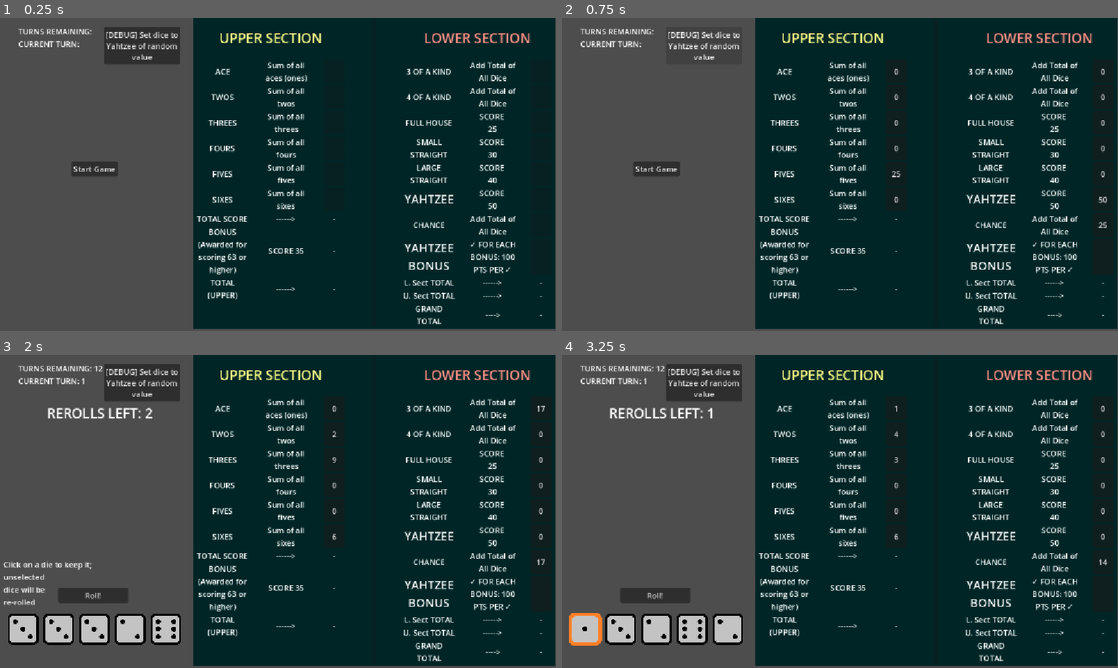
Above: before the commit, frames 1-4 (two rows, left to right).
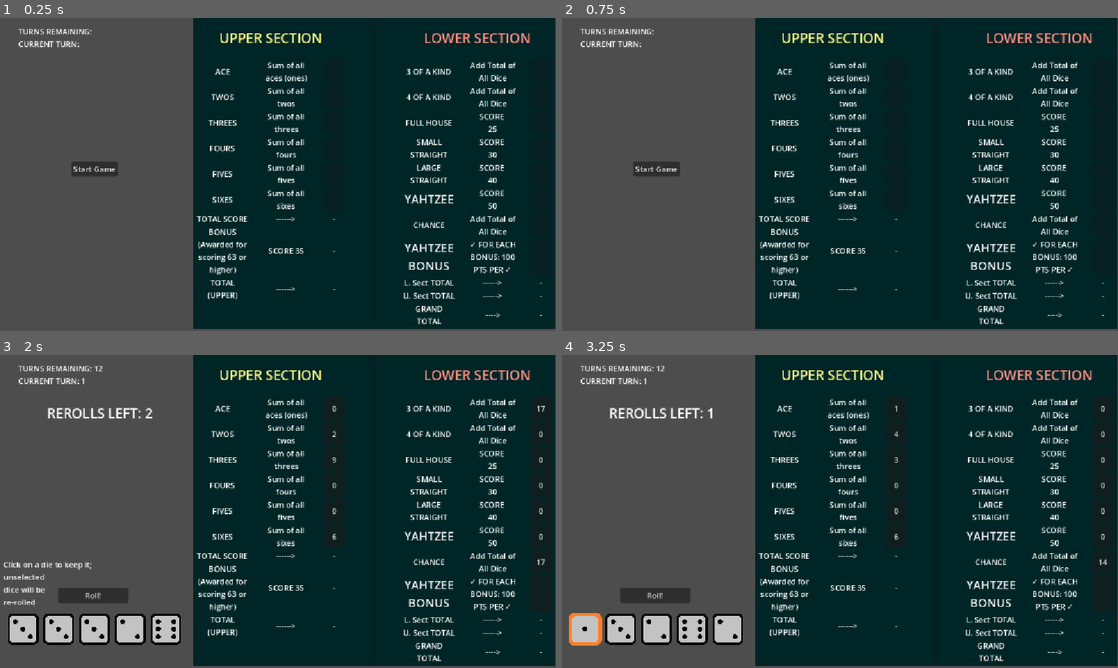
Above: after the commit, the same moments.

Repository: Cuppit/yahtzee
Game: Godot game, scene res://scenes/game_screen/game_screen.tscn
Same seed, same stepped clock (60 frames per second), same inputs: the game is played once before the commit and once after it.
Inputs (mouse positions are in pixels of both pictures, inside the frame that each line leads up to):
- Up to frame 1 (0.25 s): no input
- Up to frame 2 (0.75 s): click (706, 46) at 0.5 s, where only the run before the commit has a clickable "[DEBUG] Set dice to Yahtzee o…"
- Up to frame 3 (2 s): click "Start Game" at 1.25 s
- Up to frame 4 (3.25 s): click "Roll!" at 2 s; click (584, 630) at 2.75 s

The runs differ from the first frame. In frame 1, 1.4% of the frame differs, in the area x 18-33%, y 2-15%; in frame 2, 0.5%; in frame 3, 1.4%; in frame 4, 1.4%.

Commit message:
some more tweaks

Diff:
--- a/scenes/game_screen/game_screen.tscn
+++ b/scenes/game_screen/game_screen.tscn
@@ -116,6 +116,7 @@
 CURRENT TURN: "
 
 [node name="btnDebugSetYahtzee" type="Button" parent="." unique_id=2027388968]
+visible = false
 layout_mode = 0
 offset_left = 215.0
 offset_top = 19.0
--- a/scenes/score_sheet/score_sheet.gd
+++ b/scenes/score_sheet/score_sheet.gd
@@ -108,7 +108,20 @@
 		lbl_small_straight,lbl_large_straight,lbl_yahtzee,lbl_chance,lbl_yahtzee_bonus]
 
 
+func is_yahtzee(dice_vals):
+	var is_a_yahtzee = true
+	for val in dice_vals:
+		if val != dice_vals[0]:
+			is_a_yahtzee = false
+	return is_a_yahtzee
+
+
 func is_full_house(dice_vals):
+	# First, determine if it's a bonus yahtzee, and provide the score according
+	# to joker rules
+	if (is_yahtzee(dice_vals) and scores["yahtzee"] == 50):
+		return true
+	# Then, test if it's a full house like normal
 	var uniq = {}
 	for val in dice_vals:
 		if uniq.has(val):
@@ -134,15 +147,20 @@
 	var to_test = uniq.values()
 	to_test.sort()
 	if three_or_four == THREE:
-		return true if to_test[-1] == 3 else false
+		return true if to_test[-1] >= 3 else false
 	elif three_or_four == FOUR:
-		return true if to_test[-1] == 4 else false
+		return true if to_test[-1] >= 4 else false
 
 # Returns whether the dice are a straight.
 # dice_vals: list of 5 int values that are the current values of the dice.
 # sm_or_lg: boolean value indicating whether to check for a small straight
 # or a large one.
 func is_straight(dice_vals, sm_or_lg):
+	# First, determine if it's a bonus yahtzee, and provide the score according
+	# to joker rules
+	if (is_yahtzee(dice_vals) and scores["yahtzee"] == 50):
+		return true
+	# Then, proceed to score as normal
 	var to_return = true
 	dice_vals.sort()
 	var diffs = []
@@ -194,11 +212,7 @@
 		for val in dice_vals:
 			score += val
 	elif cat == "yahtzee":
-		var is_a_yahtzee = true
-		for val in dice_vals:
-			if val != dice_vals[0]:
-				is_a_yahtzee = false
-		score = 50 if is_a_yahtzee else 0
+		score = 50 if is_yahtzee(dice_vals) else 0
 
 	return score
 
@@ -298,6 +312,7 @@
 					checks += "✓"
 				score_buttons[cat].text = checks
 			else:
+				# What do you do now?
 				score_buttons[cat].text = str(get_score(dice_vals, cats[cat]))
 
 
@@ -311,7 +326,7 @@
 
 	# If this could have been a yahtzee, but the box was already claimed for 50 points:
 	if (get_score(last_dice_vals, "yahtzee") == 50) and (scores["yahtzee"]==50):
-		scores["yahtzee_bonus"] += 100
+		scores["yahtzee_bonus"] += 100 # Give the player a bonus
 
 	# Mark appropriate category as "unavailable"
 	categories_available[cat] = false
Not shown, added: devdocs/20260907_joker-yahtzee-handling.txt
